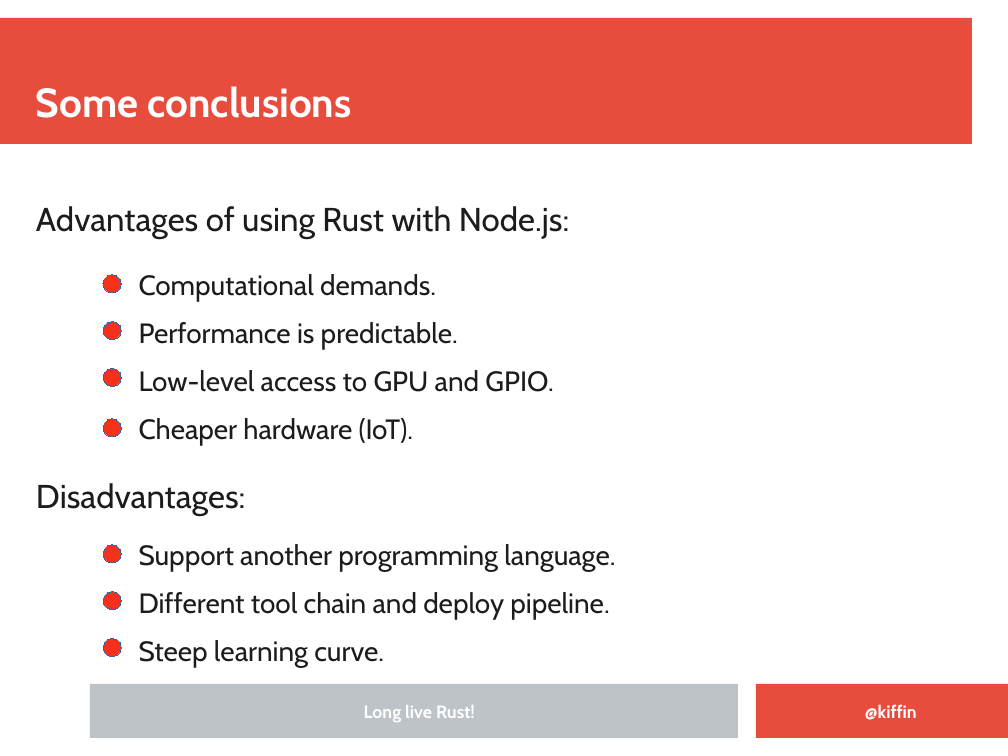
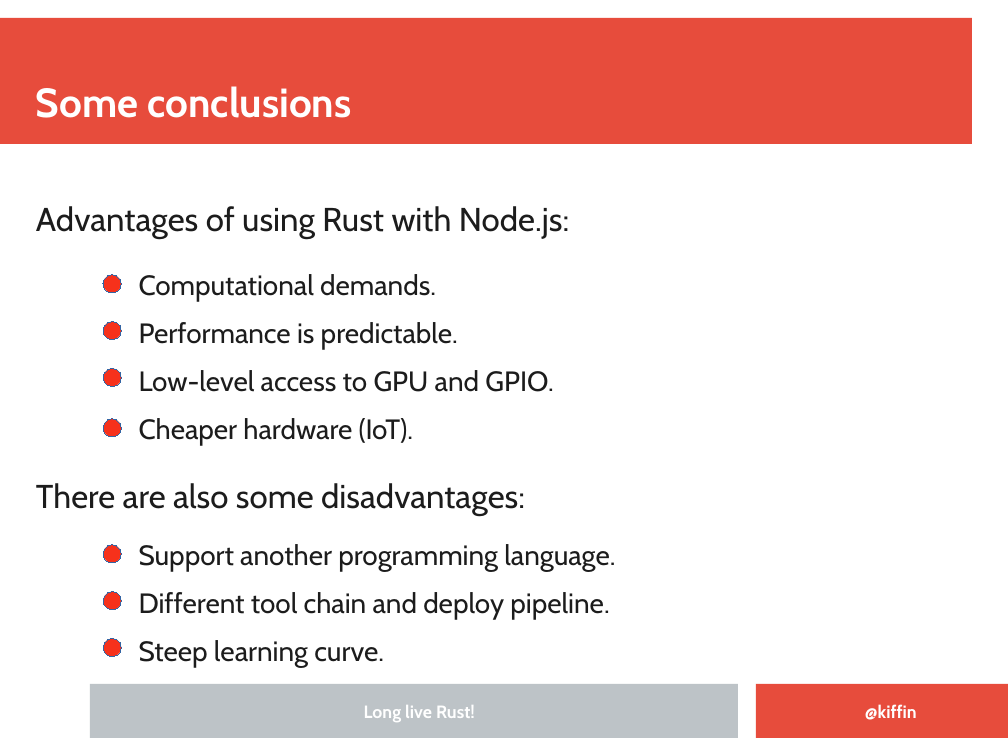
Before and after one commit to kgish/rust-node-addon-template, a slide deck: slide 7 of documents/Embedding-Rust-in-NodeJS-applications.odp (slide 6 before the commit). Drawn at 1008x756 pixels with LibreOffice and Linux fonts; fonts in the diff are those of the drawing; background and template pictures are left out. Boxes give left, top, right and bottom in pixels: in the first picture for what was removed or moved away, otherwise in the second. Text is boxed around its words. In the diff, an @@ line names an element or a change of style, - is before the commit and + after.

```diff
--- a/documents/Embedding-Rust-in-NodeJS-applications.odp
+++ b/documents/Embedding-Rust-in-NodeJS-applications.odp
@@ text at [36,483,525,515]: text changed @@
-Disadvantages:
+There are also some disadvantages:
```
Also in this commit, not shown: 1 other slide changed, 1 slide added.
